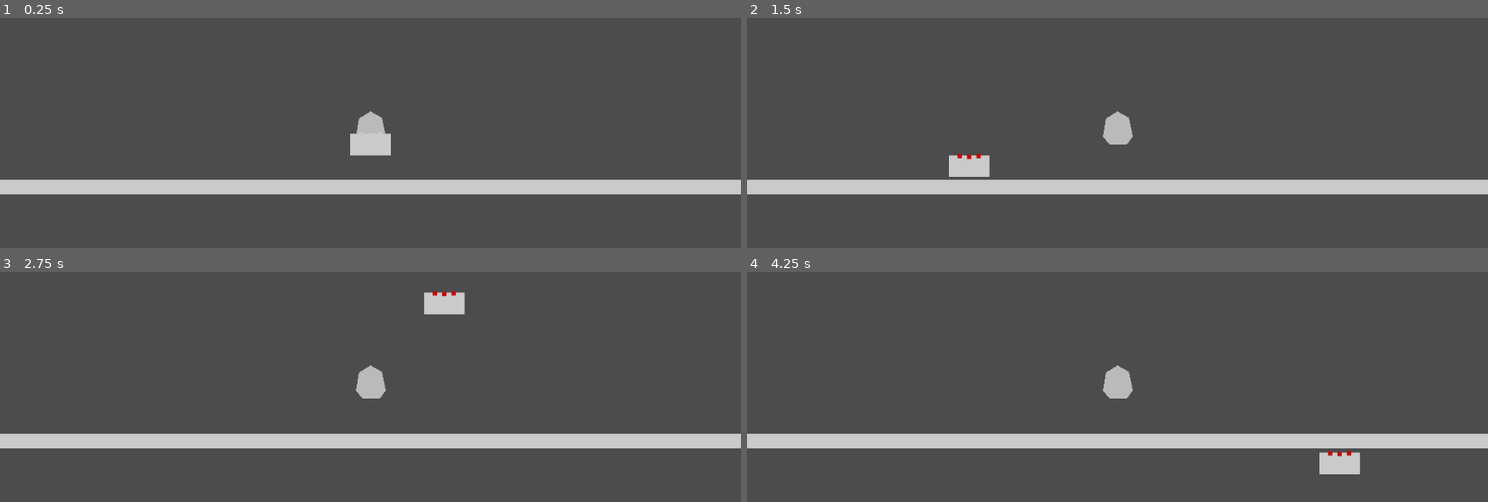
Above: before the commit, frames 1-4 (two rows, left to right).
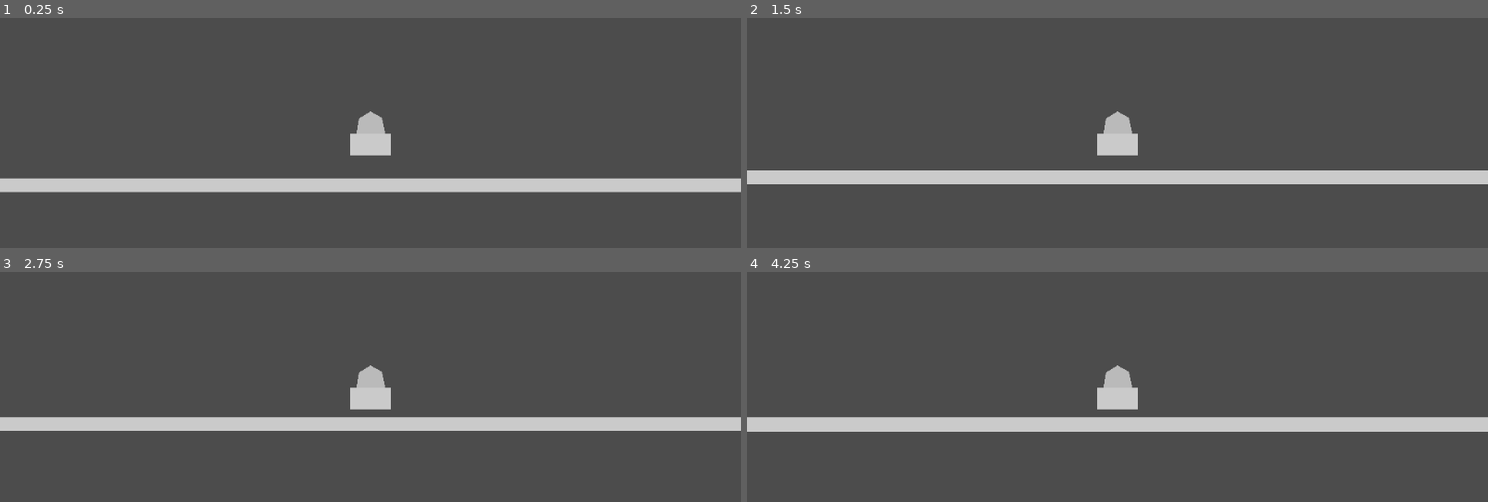
Above: after the commit, the same moments.

Repository: mikhail-shafigullin/godot-wild-jam-58
Game: Godot game, scene res://NN_test/PhysicTest.tscn
Two runs of this game, one before a commit and one after it. Both use one fixed random seed, a clock stepped at 60 frames per second and the inputs below. This scene is started directly instead of the project's main scene.
Inputs (mouse positions are in pixels of both pictures, inside the frame that each line leads up to):
- Up to frame 1 (0.25 s): no input
- Up to frame 2 (1.5 s): tap Enter (ui_accept) at 0.5, 0.77, 1.25 s; move the mouse to (1280, 123) at 0.52 s; hold Right (ui_right) 0.53-1.28 s; click (1280, 123) at 0.67 s; move the mouse to (969, 165) at 1.27 s; hold Down (ui_down) from 1.28 s (still down); click (969, 165) at 1.42 s
- Up to frame 3 (2.75 s): tap Enter (ui_accept) at 1.52 s; move the mouse to (444, 304) at 2.02 s; release Down (ui_down) at 2.03 s; hold Right (ui_right) from 2.03 s (still down); click (444, 304) at 2.17 s
- Up to frame 4 (4.25 s): move the mouse to (1080, 485) at 2.77 s; release Right (ui_right) at 2.78 s; hold Up (ui_up) 2.78-3.53 s; click (1080, 485) at 2.92 s; tap Enter (ui_accept) at 3.02, 3.77 s; move the mouse to (1339, 462) at 3.52 s; hold Left (ui_left) from 3.53 s (still down); click (1339, 462) at 3.67 s

The runs differ from the first frame. In frame 1, 2.0% of the frame differs, in the area x 0-100%, y 69-77%; in frame 2, 9.0%; in frame 3, 13%; in frame 4, 14%, in the area x 0-100%, y 50-88%.

Commit message:
blueprint grub

Diff:
--- a/project.godot
+++ b/project.godot
@@ -65,6 +65,7 @@
 [layer_names]
 
 2d_physics/layer_1="Player"
+2d_physics/layer_5="Blueprint"
 2d_physics/layer_9="Parts"
 
 [physics]
--- a/src/characters/Player.gd
+++ b/src/characters/Player.gd
@@ -7,6 +7,8 @@
 
 func _ready():
 	is_parts_root = true
+	can_sleep = false
+	can_be_grabbed = false
 
 	camera.make_current()
 
--- a/src/characters/Player.tscn
+++ b/src/characters/Player.tscn
@@ -29,6 +29,6 @@
 node_b = NodePath("../TestThruster")
 
 [node name="TestThruster" parent="." instance=ExtResource( 2 )]
-collision_layer = 0
+collision_layer = 256
 test_join0 = NodePath("../PinJoint2D")
-test_join1 = NodePath("../PinJoint2D")
+test_join1 = NodePath(".")
--- a/src/ship/PartBase.gd
+++ b/src/ship/PartBase.gd
@@ -13,11 +13,20 @@
 export var armor: float = 1
 export var armor_weak: float = -1
 export var breaking_distance: float = 32.1
+export var can_be_grabbed: bool = true
 
 # array of PartJoints
 # Joins will connect only to parent
 var part_joints: Array = []
 var is_parts_root: bool
+
+class PartJoint:
+	var joint_node: Joint2D
+	var rest_position: Vector2
+
+	func _init(joint = null, rest_pos = null):
+		self.joint_node = joint
+		self.rest_position = rest_pos
 
 # Array of PartBase children
 var children_parts: Array = []
@@ -29,57 +38,89 @@
 	var key_bind: InputEventAction = null
 	var axis_bind: InputEventAction = null
 
-var inputController: PartController = PartController.new()
-
-func _enter_tree():
+var input_controller: PartController = PartController.new()
+
+func _init():
 	set_collision_layer_bit(0, false)
-	set_collision_layer_bit(8, false)
-	set_collision_mask_bit(8, true)
-
-class PartJoint:
-	var joint_node: Joint2D
-	var rest_position: Vector2
-
-	func _init(joint = null, rest_pos = null):
-		self.joint_node = joint
-		self.rest_position = rest_pos
+	set_collision_layer_bit(8, true)
+	#set_collision_mask_bit(8, true)
 
 # Base functions
-func slice():
+func part_slice():
 	core.slice_part(self)
 
-func destroy():
-	core.destroy_parts(self)
-
-func repair():
+func part_connect():
+	core.connect_parts(self)
+
+func part_disconnect():
+	core.disconnect_parts(self)
+
+func part_repair():
 	core.repair_part(self)
 
 # Blueprint functions
 var is_blueprint: bool = false
 var is_grabbed: bool = false
+var grab_layer_memory: int = 0
+const grab_hover_layers: int = 16
 var probes: Array
 var active_probes: Array
 var best_part: PartBase
 export var min_joint_score: float = 0.1
 
 # TODO gamepad support
+func click():
+	if not is_grabbed:
+		if can_be_grabbed:
+			grab()
+	else:
+		release()
+
 func grab():
+	grab_layer_memory = collision_layer
+	collision_layer = grab_hover_layers
+	show_probes()
+
+	part_slice()
 	is_grabbed = true
 	rotation = 0
 	position = get_global_mouse_position()
 
-# TODO gamepad support
+func show_probes():
+	for p in probes:
+		p.show()
+
+func hide_probes():
+	for p in probes:
+		p.hide()
+
 func release():
 	if best_part:
-		build()
-
-func build():
-	pass #TODO continue
+		hide_probes()
+		is_grabbed = false
+		collision_layer = grab_layer_memory
+		build(best_part)
+
+func remove_child_part(part: PartBase):
+	if children_parts.has(part):
+		var index = children_parts.find(part)
+		children_parts.remove(index)
+
+func build(to_part: PartBase):
+	var temp_transform = global_transform
+
+	get_parent().remove_child(self)
+	to_part.add_child(self)
+	global_transform = temp_transform
+	_create_joints()
+	to_part.children_parts.append(self)
+	part_connect()
 
 func _find_probes():
 	for c in get_children():
 		if c is BPProbe:
 			probes.append(c)
+			c.hide()
 
 func _scan_probes():
 	var nodes_probes: 		Dictionary = {}
@@ -120,10 +161,12 @@
 	for probe in active_probes:
 		var joint = PinJoint2D.new()
 		best_part.add_child(joint)
+		joint.global_position = probe.global_position
 		weld(joint)
 
 func weld(joint:PinJoint2D):
-	part_joints.append(joint)
+	var new_joint = PartJoint.new(joint, global_position)
+	part_joints.append(new_joint)
 	joint.node_a = get_parent().get_path()
 	joint.node_b = self.get_path()
 
@@ -134,8 +177,11 @@
 			j.joint_node.queue_free()
 	part_joints.clear()
 
-func on_destroy():
+func on_part_disconnect():
 	health = 0
+
+func on_part_connect():
+	pass
 
 func on_repair():
 	health = init_health
@@ -169,4 +215,4 @@
 	for j in part_joints:
 		var distance:float = (position - j.rest_position).length()
 		if(distance > breaking_distance):
-			slice()
+			part_slice()
--- a/src/ship/ShipCore.gd
+++ b/src/ship/ShipCore.gd
@@ -1,6 +1,7 @@
 class_name ShipCore
 extends PartBase
 
+# parts:controllers Dictionary
 var parts:		Dictionary = {}
 
 # Called when the node enters the scene tree for the first time.
@@ -12,20 +13,28 @@
 		if c is Thruster:
 			parts[c] = PartController.new()
 
-func on_part_destruction(part: PartBase):
+func _part_disconnect(part: PartBase):
 	var pt_ctrl = parts.get(part)
 	if parts.erase(part):
-		unplug_part(pt_ctrl)
-		part.on_destroy()
+		unplug_part(part, pt_ctrl)
+		part.on_part_disconnect()
 
-func plug_part(ctr: PartController):
+func _part_connect(part: PartBase):
+	var pt_ctrl = part.input_controller
+	parts[part] = pt_ctrl
+	plug_part(part, pt_ctrl)
+	part.on_part_connect()
+
+func plug_part(part: PartBase, ctr: PartController):
 	pass
 
-func unplug_part(ctr: PartController):
+func unplug_part(part: PartBase, ctr: PartController):
 	pass
 
 func slice_part(part_from: PartBase):
-	destroy_part(part_from)
+	disconnect_parts(part_from)
+	var parent_part: PartBase = part_from.get_parent()
+	parent_part.remove_child_part(part_from)
 
 	part_from.on_slice()
 
@@ -35,9 +44,16 @@
 	get_parent().add_child(part_from)
 	part_from.global_transform = past_global_transform
 
-func destroy_part(start_from_part: PartBase):
+func disconnect_parts(start_from_part: PartBase):
 	for part in start_from_part.children_parts:
-		destroy_part(part)
-		on_part_destruction(part)
+		disconnect_parts(part)
+		_part_disconnect(part)
 
-	on_part_destruction(start_from_part)
+	_part_disconnect(start_from_part)
+
+func connect_parts(start_from_part: PartBase):
+	for part in start_from_part.children_parts:
+		connect_parts(part)
+		_part_connect(part)
+
+	_part_connect(start_from_part)
--- a/src/ship/thrust/TestThruster.gd
+++ b/src/ship/thrust/TestThruster.gd
@@ -3,7 +3,7 @@
 func _ready():
     is_blueprint = true
 
-func _unhandled_input(event):
+func _on_TestThruster_input_event(viewport:Node, event:InputEvent, shape_idx:int):
     if event is InputEventMouseButton:
         if event.pressed:
-            grab()
+            click()
--- a/src/ship/thrust/TestThruster.tscn
+++ b/src/ship/thrust/TestThruster.tscn
@@ -9,7 +9,6 @@
 
 [node name="TestThruster" type="RigidBody2D"]
 input_pickable = true
-mode = 3
 script = ExtResource( 2 )
 
 [node name="CollisionShape2D" type="CollisionShape2D" parent="."]
@@ -27,3 +26,5 @@
 
 [node name="Probe3" parent="." instance=ExtResource( 1 )]
 position = Vector2( 13, -14 )
+
+[connection signal="input_event" from="." to="." method="_on_TestThruster_input_event"]
